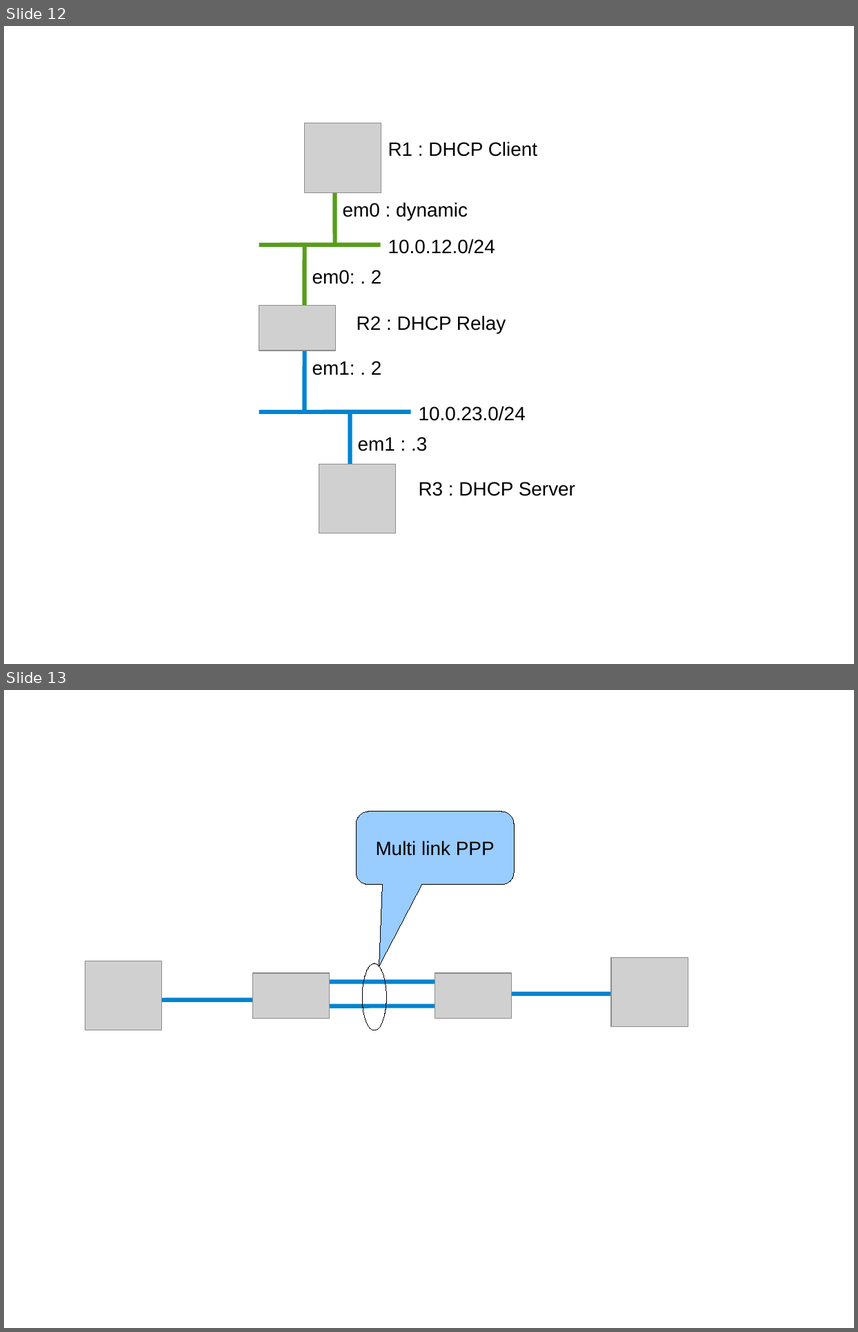
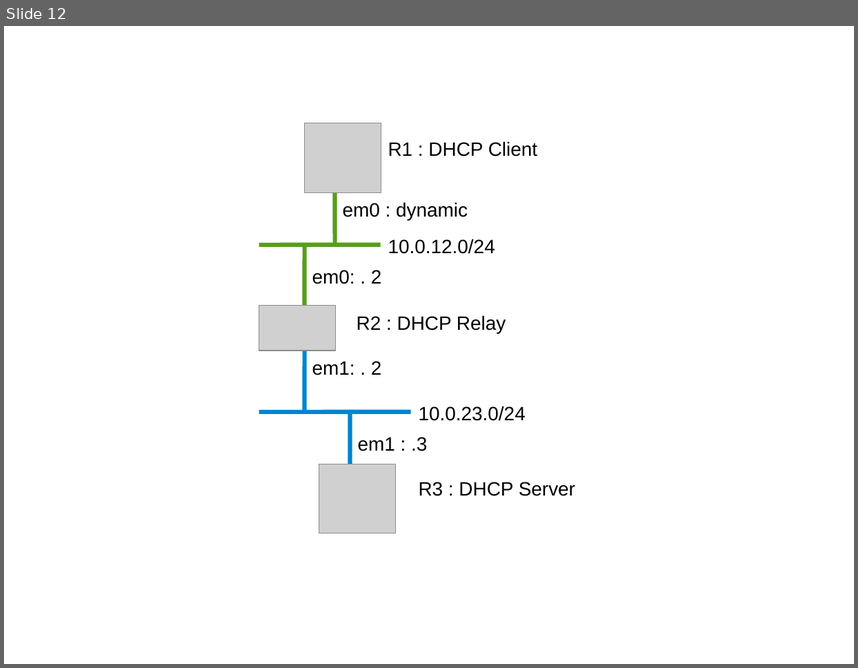
Before and after one commit to ocochard/BSDRP, a slide deck: trunk/docs/labs.examples.odp. Shown one above the other, each under a label of ours: slides 12 and 13 before the commit, slide 12 after it. The pictures are 858x1332 and 858x668 pixels, drawn with LibreOffice and Linux fonts; fonts in the diff are those of the drawing; grey boxes stand for pictures. Boxes give left, top, right and bottom in pixels: in the first picture for what was removed or moved away, otherwise in the second. Text is boxed around its words. In the diff, an @@ line names an element or a change of style, - is before the commit and + after.

```diff
--- a/trunk/docs/labs.examples.odp
+++ b/trunk/docs/labs.examples.odp
@@ slide 13 removed at bbox=[4, 690, 854, 1328], background #FFFFFF @@
@@ rounded speech box removed at bbox=[357, 811, 515, 884] @@
-Multi link PPP
@@ picture removed at bbox=[611, 957, 688, 1026] @@
@@ picture removed at bbox=[85, 960, 161, 1030] @@
@@ picture removed at bbox=[253, 973, 330, 1018] @@
@@ ellipse removed at bbox=[363, 963, 387, 1030] @@
@@ picture removed at bbox=[435, 973, 512, 1018] @@
@@ line removed from (253, 1000) to (125, 1000) @@
@@ line removed from (496, 982) to (290, 982) @@
@@ line removed from (648, 994) to (477, 994) @@
@@ line removed from (477, 1005) to (296, 1005) @@
```
Also in this commit, not shown: 4 slides added.
